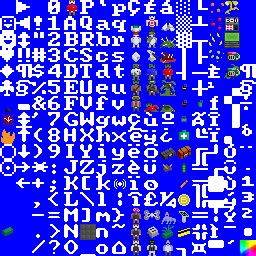
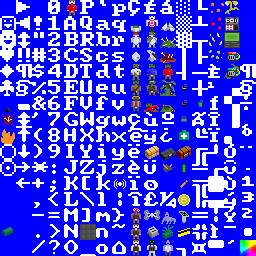
Layers edited between the first and the second (256, 256) image:
added layer "artifact chest" above "Layer 0" over [145, 146, 159, 159]
painted on "Layer 0" over [144, 144, 158, 158]
